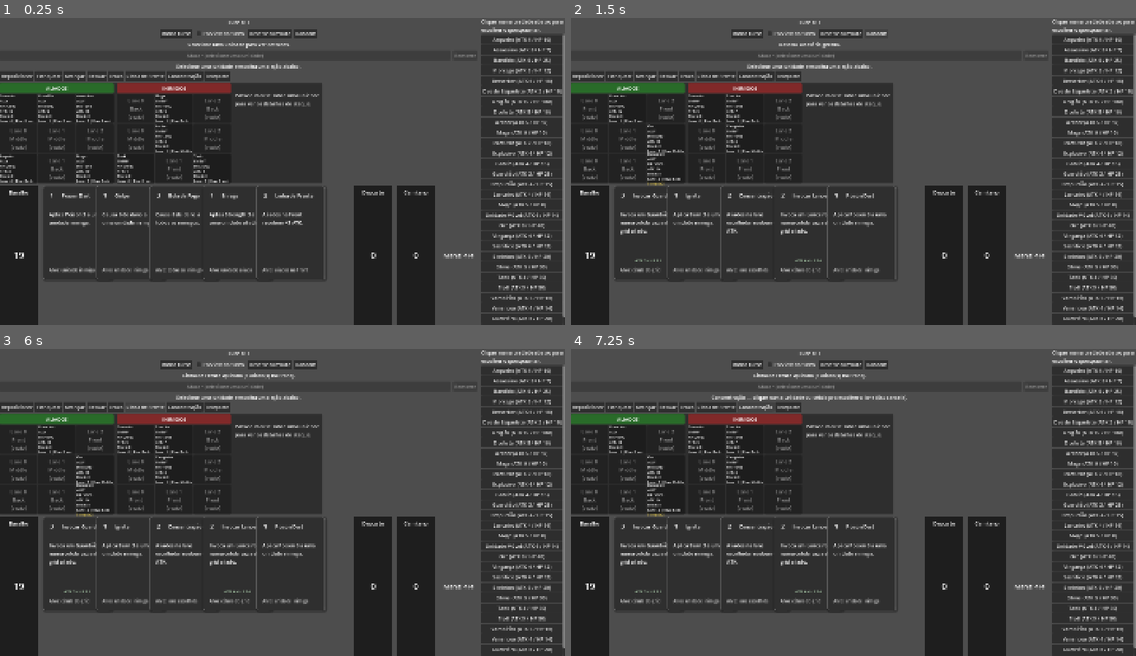
Above: before the commit, frames 1-4 (two rows, left to right).
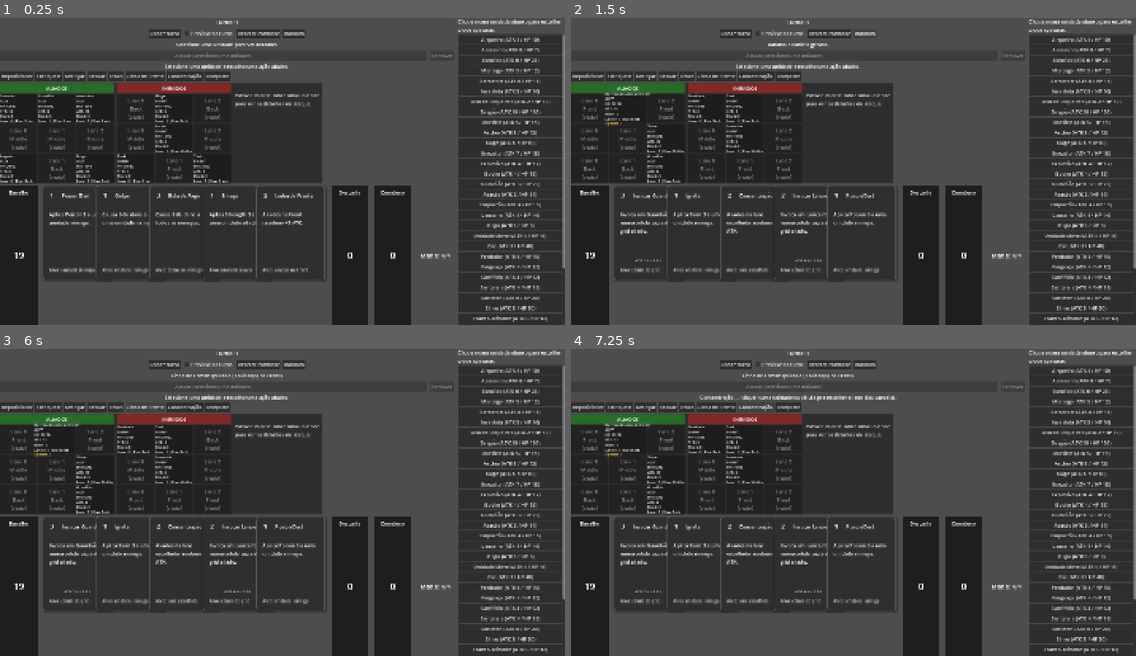
Above: after the commit, the same moments.

Repository: felippe-miguel/be-card
Game: Godot game, scene res://scenes/game.tscn
Two runs of this game, one before a commit and one after it. Both use one fixed random seed, a clock stepped at 60 frames per second and the inputs below.
Inputs:
- Up to frame 1 (0.25 s): no input
- Up to frame 2 (1.5 s): click "Rodar turno" at 0.5 s; click "Random" at 1.25 s
- Up to frame 3 (6 s): click "Reposicionar" at 2 s; click "Flanquear" at 2.75 s; click "Avançar" at 3.5 s; click "Recuar" at 4.25 s; click "Troca" at 5 s; click "Linha de Frente" at 5.75 s
- Up to frame 4 (7.25 s): click "Concentração" at 6.5 s

The runs differ from the first frame. In frame 1, 12% of the frame differs, in the area x 26-100%, y 0-100%; in frame 2, 13%; in frame 3, 13%; in frame 4, 13%, in the area x 5-100%, y 0-100%.

Commit message:
feat(combat): combinacoes de mecanicas (Etapa 5 do plano de mecanicas)
Valida se as primitivas das Etapas 1-4 realmente combinam bem, criando
conteudo minimo pras 10 combinacoes obrigatorias do doc (docs/
MECHANICS_EXECUTION_PLAN.md Etapa 5) em vez de mais mecanicas soltas.

5 combinacoes ja existiam prontas (so reuso): Mobile Unit (Movimento+
Trigger), Venenoso (Ataque+Status), Empurrao (Ataque+Movimento),
Explosivo (Morte+Area). A 5a, Predador (Kill+Movimento), e conteudo
puro -- reaproveita 100% o efeito 'move'+target 'self' da Etapa 3.

As outras 5 pediram primitivas pequenas novas, cada uma espelhando um
padrao ja estabelecido:

- Unit.position_attack_bonus + BattleState.recalculate_position_
  modifiers(): bonus de ATK so na Back, recalculado do zero a cada
  mudanca de grid -- mesma tecnica da aura de HP do Guardiao.
  (Sentinela, Posicao+Modificador)
- TargetSystem: novo padrao 'front_or_rear_by_position', que so
  decide qual das duas varreduras ja existentes (lane_front/lane_rear)
  usar, conforme a propria row do atacante. (Franco-Atirador,
  Posicao+Targeting)
- Unit.advanced_this_turn: ligado na mesma conexao de unit_moved que
  ja existia pro ON_MOVE, resetado no fim de execute_full_turn().
  (Investida, Movimento+Ataque)
- BattleState.trigger_condition_met(): suporte minimo a condicao em
  triggers (por enquanto so a chave 'row') -- nao um motor de
  condicoes generico. (Recruta da Linha de Frente, Summon+Posicao)
- resolve_trigger_targets(): novo alvo 'adjacent_allies', reaproveita
  BattleFloor.get_adjacent_units() (mesma varredura do Guardiao).
  (Arauto, Adjacent+Buff)

Corrige tambem um bug de double-counting encontrado ao implementar:
clonar uma unidade pro preview de turno somava o bonus posicional de
ATK duas vezes (uma copiada do original, outra recalculada na
colocacao no clone) -- corrigido passando o ATK 'limpo' (sem o bonus)
pro clone, mesma tecnica que base_max_hp ja usa pro bonus de aura.

Validado com smoke test headless cobrindo as 10 combinacoes
individualmente, alem do --check-only de carregamento.

Diff:
--- /dev/null
+++ b/data/units/charger.json
@@ -0,0 +1,8 @@
+{
+  "id": "charger",
+  "name": "Investida",
+  "max_hp": 16,
+  "attack": 5,
+  "attack_pattern": "lane_front",
+  "advance_attack_bonus": 3
+}
--- /dev/null
+++ b/data/units/herald.json
@@ -0,0 +1,10 @@
+{
+  "id": "herald",
+  "name": "Arauto",
+  "max_hp": 14,
+  "attack": 3,
+  "attack_pattern": "lane_front",
+  "triggers": [
+    { "event": "on_summon", "effect": { "type": "block", "target": "adjacent_allies", "amount": 3 } }
+  ]
+}
--- /dev/null
+++ b/data/units/predator.json
@@ -0,0 +1,10 @@
+{
+  "id": "predator",
+  "name": "Predador",
+  "max_hp": 15,
+  "attack": 6,
+  "attack_pattern": "lane_front",
+  "triggers": [
+    { "event": "on_kill", "effect": { "type": "move", "target": "self", "row_delta": -1 } }
+  ]
+}
--- /dev/null
+++ b/data/units/sentinel.json
@@ -0,0 +1,8 @@
+{
+  "id": "sentinel",
+  "name": "Sentinela",
+  "max_hp": 18,
+  "attack": 4,
+  "attack_pattern": "lane_front",
+  "back_row_attack_bonus": 4
+}
--- /dev/null
+++ b/data/units/sniper.json
@@ -0,0 +1,7 @@
+{
+  "id": "sniper",
+  "name": "Franco-Atirador",
+  "max_hp": 12,
+  "attack": 5,
+  "attack_pattern": "front_or_rear_by_position"
+}
--- /dev/null
+++ b/data/units/vanguard_recruit.json
@@ -0,0 +1,10 @@
+{
+  "id": "vanguard_recruit",
+  "name": "Recruta da Linha de Frente",
+  "max_hp": 14,
+  "attack": 4,
+  "attack_pattern": "lane_front",
+  "triggers": [
+    { "event": "on_summon", "condition": { "row": 0 }, "effect": { "type": "apply_status", "target": "self", "status": "strength", "stacks": 2 } }
+  ]
+}
--- a/scripts/battle_state.gd
+++ b/scripts/battle_state.gd
@@ -68,6 +68,14 @@
 	main_floor.unit_added.connect(func(_unit): recalculate_auras())
 	main_floor.unit_removed.connect(func(_unit, _old_lane, _old_row): recalculate_auras())
 	main_floor.unit_moved.connect(func(_unit, _old_lane, _old_row): recalculate_auras())
+
+	## Combinação "Posição + Modificador" (docs/MECHANICS_EXECUTION_PLAN.md
+	## Etapa 5) — mesma técnica e os mesmos sinais da aura acima, não é um
+	## "evento" (nunca suprimido por suppress_events): é um modificador
+	## derivado, sempre recalculado do zero a partir do grid atual.
+	main_floor.unit_added.connect(func(_unit): recalculate_position_modifiers())
+	main_floor.unit_removed.connect(func(_unit, _old_lane, _old_row): recalculate_position_modifiers())
+	main_floor.unit_moved.connect(func(_unit, _old_lane, _old_row): recalculate_position_modifiers())
 
 	## Eventos/triggers (docs/MECHANICS_EXECUTION_PLAN.md Etapa 2): ON_SUMMON
 	## e ON_MOVE reaproveitam os mesmos sinais do BattleFloor que a aura já
@@ -79,12 +87,23 @@
 		if not suppress_events:
 			fire_event(added_unit, "on_summon")
 	)
-	main_floor.unit_moved.connect(func(moved_unit, _old_lane, _old_row):
+	main_floor.unit_moved.connect(func(moved_unit, old_lane, old_row):
+		## Combinação "Movimento + Ataque" (Etapa 5): "avançou" = moveu pra
+		## uma row MENOR (em direção à Front), não importa a facção — quem
+		## chama decide o sentido junto com quem move (ex.: Empurrão
+		## empurra pra trás, row aumenta, nunca conta como avanço). Marcado
+		## sempre, mesmo com suppress_events (não é um evento de trigger,
+		## é só um registro de fato ocorrido, igual à aura acima) — resetado
+		## no início de cada turno (ver execute_full_turn()).
+		if moved_unit.row < old_row:
+			moved_unit.advanced_this_turn = true
+
 		if not suppress_events:
 			fire_event(moved_unit, "on_move")
 	)
 
 	recalculate_auras()
+	recalculate_position_modifiers()
 
 ## Toda unidade aliada nasce com o dobro de ATK/HP — compensação
 ## temporária e propositalmente grosseira pro loop de 4 waves de
@@ -117,7 +136,9 @@
 		unit_data.attack_pattern,
 		unit_data.attack_pattern_count,
 		unit_data.aura_adjacent_ally_max_hp_bonus,
-		unit_data.triggers
+		unit_data.triggers,
+		unit_data.back_row_attack_bonus,
+		unit_data.advance_attack_bonus
 	)
 
 	for status_id in unit_data.initial_statuses:
@@ -184,6 +205,21 @@
 		for unit in units:
 			unit.set_received_max_hp_bonus(bonuses[unit])
 
+## Combinação "Posição + Modificador" (docs/MECHANICS_EXECUTION_PLAN.md
+## Etapa 5): recalcula do zero, pra cada unidade com back_row_attack_bonus
+## > 0, se ela está na Back agora ou não — mesma técnica/motivo de
+## recalculate_auras() acima (sempre do zero, nunca incremental).
+func recalculate_position_modifiers() -> void:
+	var battle_floor = battlefield.get_floor(0)
+
+	for unit in battle_floor.get_units():
+		if unit.back_row_attack_bonus == 0:
+			continue
+
+		var bonus = unit.back_row_attack_bonus if unit.row == BattleFloor.Row.BACK else 0
+
+		unit.set_position_attack_bonus(bonus)
+
 ## Stun (docs/MECHANICS_EXECUTION_PLAN.md Etapa 1): impede o ataque deste
 ## turno e consome 1 stack — "Stun 1" pula exatamente um turno de ataque.
 func execute_unit_attack(unit: Unit) -> void:
@@ -264,6 +300,14 @@
 	execute_faction_turn(Unit.Faction.ALLY)
 	process_end_of_turn_statuses()
 	fire_event_all("on_turn_end")
+
+	## Combinação "Movimento + Ataque" (Etapa 5): advanced_this_turn some no
+	## fim do turno que ele beneficiou — reseta por último (não antes do
+	## combate acima, que é exatamente quem precisa lê-lo) pra começar o
+	## PRÓXIMO turno "limpo", pronto pra registrar os movimentos daquele
+	## turno (cartas de movimento jogadas antes do próximo "Rodar turno").
+	for unit in battlefield.get_floor(0).get_units():
+		unit.advanced_this_turn = false
 
 ## Poison e Burn são processados no fim do turno, depois que os dois lados
 ## já atacaram — os dois causam dano igual aos stacks atuais, mas decaem de
@@ -308,9 +352,25 @@
 		if trigger.get("event", "") != event_name:
 			continue
 
+		if not trigger_condition_met(unit, trigger.get("condition", {})):
+			continue
+
 		print(unit.name, " disparou trigger '", event_name, "'.")
 
 		execute_trigger_effect(unit, trigger.get("effect", {}), context)
+
+## Combinação "Summon + Posição" (docs/MECHANICS_EXECUTION_PLAN.md Etapa 5:
+## "ao ser invocado na Front, ganha Strength") — não um motor de condições
+## genérico, só a ÚNICA chave que existe necessidade real agora ("row").
+## condition vazio (a grande maioria dos triggers) sempre passa.
+func trigger_condition_met(unit: Unit, condition: Dictionary) -> bool:
+	if condition.is_empty():
+		return true
+
+	if condition.has("row") and unit.row != int(condition["row"]):
+		return false
+
+	return true
 
 ## Dispara event_name pra toda unidade viva no andar — usado pelos eventos
 ## sem uma unidade "dona" natural (ON_TURN_START/ON_TURN_END/ON_CARD_
@@ -342,6 +402,11 @@
 ##   "todos os aliados ganham Strength 1"). Reaproveita TargetSystem.
 ##   get_units_by_faction(), o mesmo usado por cartas "all_enemies"/
 ##   "all_allies" (docs/MECHANICS_EXECUTION_PLAN.md Etapa 4).
+## - "adjacent_allies" (Etapa 5 — "aliados adjacentes ganham Block"): usa
+##   a posição ATUAL de effect_owner (não context — ao contrário de ON_
+##   DEATH, quem dispara isto normalmente ainda está no grid, ex.: ON_
+##   SUMMON), reaproveitando BattleFloor.get_adjacent_units(), a mesma
+##   varredura ortogonal da aura do Guardião.
 func resolve_trigger_targets(target_key: String, effect_owner: Unit, context: Dictionary) -> Array[Unit]:
 	var context_faction: Unit.Faction = context.get("faction", effect_owner.faction)
 
@@ -378,6 +443,9 @@
 
 		"all_enemies":
 			return target_system.get_units_by_faction(target_system.get_opposite_faction(context_faction))
+
+		"adjacent_allies":
+			return battlefield.get_floor(0).get_adjacent_units(effect_owner.faction, effect_owner.lane, effect_owner.row)
 
 		_:
 			print("Alvo de trigger desconhecido: ", target_key)
@@ -499,16 +567,23 @@
 	clone.suppress_events = true
 
 	for source_unit in source_units:
+		## source_unit.attack já inclui position_attack_bonus "assado" nele
+		## (mesma técnica de base_max_hp acima, que exclui de propósito o
+		## bônus de aura) — subtrai aqui pra recalculate_position_modifiers()
+		## reaplicar do zero, reagindo ao place_unit_at() logo abaixo, sem
+		## contar o bônus em dobro (base limpa + bônus de novo).
 		var unit_clone = Unit.new(
 			source_unit.id,
 			source_unit.name,
 			source_unit.base_max_hp,
-			source_unit.attack,
+			source_unit.attack - source_unit.position_attack_bonus,
 			source_unit.faction,
 			source_unit.attack_pattern,
 			source_unit.attack_pattern_count,
 			source_unit.aura_adjacent_ally_max_hp_bonus,
-			source_unit.triggers
+			source_unit.triggers,
+			source_unit.back_row_attack_bonus,
+			source_unit.advance_attack_bonus
 		)
 
 		## Sem isto, o clone nunca dispararia ON_DEATH (nem qualquer outro
@@ -528,6 +603,7 @@
 		unit_clones[i].hp = source_units[i].hp
 		unit_clones[i].block = source_units[i].block
 		unit_clones[i].statuses = source_units[i].statuses.duplicate()
+		unit_clones[i].advanced_this_turn = source_units[i].advanced_this_turn
 
 	## A simulação em si (clone.execute_full_turn(), chamada por quem pediu
 	## este clone) deve disparar eventos normalmente — só a reconstrução
--- a/scripts/target_system.gd
+++ b/scripts/target_system.gd
@@ -48,6 +48,20 @@
 		"primary_plus_adjacent_row":
 			return get_primary_plus_adjacent_row(target_faction, attacker.lane)
 
+		## Combinação "Posição + Targeting" (docs/MECHANICS_EXECUTION_PLAN.md
+		## Etapa 5): o padrão em si depende da posição ATUAL do atacante, não
+		## só da sua identidade — na própria Back, mira igual "lane_rear"
+		## (mais distante); em qualquer outra row, mira igual "lane_front"
+		## (mais próximo). Reaproveita as duas varreduras que já existem
+		## acima, só decide qual delas usar.
+		"front_or_rear_by_position":
+			var lane_units = get_battle_floor().get_lane_units(target_faction, attacker.lane)
+
+			if attacker.row == BattleFloor.Row.BACK:
+				lane_units.reverse()
+
+			return take_first(lane_units, count)
+
 		_:
 			print("Padrão de ataque desconhecido: ", attacker.attack_pattern)
 			return []
@@ -67,6 +81,7 @@
 	"lane_rear": "Mira o(s) inimigo(s) mais distante(s) da própria lane, procurando da Back para a Front.",
 	"adjacent_lanes_furthest": "Ignora a própria lane. Olha as duas lanes vizinhas (só uma, se estiver numa lane de borda) e mira o inimigo mais ao fundo (maior row) entre os candidatos das duas.",
 	"primary_plus_adjacent_row": "Mira o primeiro inimigo da própria lane (Front → Back) e também quem estiver na MESMA row nas lanes vizinhas — naturalmente limitado pelo grid quando o alvo está numa lane de borda.",
+	"front_or_rear_by_position": "Depende da PRÓPRIA posição: na Back, mira o inimigo mais distante da lane (como lane_rear); em Front/Middle, mira o mais próximo (como lane_front).",
 }
 
 func describe_pattern(pattern_id: String, count: int = 1) -> String:
--- a/scripts/unit.gd
+++ b/scripts/unit.gd
@@ -36,6 +36,24 @@
 
 ## Copiado de UnitData — ver BattleState.recalculate_auras().
 var aura_adjacent_ally_max_hp_bonus: int = 0
+
+## Combinação "Posição + Modificador" (docs/MECHANICS_EXECUTION_PLAN.md
+## Etapa 5) — back_row_attack_bonus (copiado de UnitData) é a definição
+## estática ("quanto ganha na Back"); position_attack_bonus é o valor
+## efetivamente aplicado agora, recalculado do zero a cada mudança no grid
+## por BattleState.recalculate_position_modifiers() (mesma técnica de
+## received_max_hp_bonus/set_received_max_hp_bonus() acima, só que
+## aplicado à própria unidade em vez de vizinhos).
+var back_row_attack_bonus: int = 0
+var position_attack_bonus: int = 0
+
+## Combinação "Movimento + Ataque" (Etapa 5) — advance_attack_bonus
+## (copiado de UnitData) é a definição estática; advanced_this_turn é
+## ligado quando a unidade avança (move pra uma row menor — ver
+## BattleState, conexão de unit_moved) e resetado no início de cada turno
+## (ver BattleState.execute_full_turn()).
+var advance_attack_bonus: int = 0
+var advanced_this_turn: bool = false
 
 ## Status (docs/MECHANICS_EXECUTION_PLAN.md Etapa 1) — camada separada dos
 ## modificadores diretos já existentes (modify_attack()/
@@ -83,7 +101,9 @@
 	unit_attack_pattern: String = "lane_front",
 	unit_attack_pattern_count: int = 1,
 	unit_aura_bonus: int = 0,
-	unit_triggers: Array[Dictionary] = []
+	unit_triggers: Array[Dictionary] = [],
+	unit_back_row_attack_bonus: int = 0,
+	unit_advance_attack_bonus: int = 0
 ) -> void:
 	id = unit_id
 	name = unit_name
@@ -96,6 +116,8 @@
 	attack_pattern_count = unit_attack_pattern_count
 	aura_adjacent_ally_max_hp_bonus = unit_aura_bonus
 	triggers = unit_triggers.duplicate(true)
+	back_row_attack_bonus = unit_back_row_attack_bonus
+	advance_attack_bonus = unit_advance_attack_bonus
 
 func attack_unit(target: Unit) -> void:
 	if target == null:
@@ -186,6 +208,22 @@
 
 	changed.emit()
 
+## Chamado por BattleState.recalculate_position_modifiers() — new_bonus é
+## o valor final já decidido pra AGORA (0 ou back_row_attack_bonus,
+## dependendo da row atual), não um delta. Mesmo padrão de
+## set_received_max_hp_bonus() acima: recalcula do zero a cada chamada,
+## nunca acumula.
+func set_position_attack_bonus(new_bonus: int) -> void:
+	if new_bonus == position_attack_bonus:
+		return
+
+	var delta = new_bonus - position_attack_bonus
+
+	position_attack_bonus = new_bonus
+	attack += delta
+
+	changed.emit()
+
 func get_status_stacks(status_id: String) -> int:
 	return statuses.get(status_id, 0)
 
@@ -234,12 +272,18 @@
 
 	changed.emit()
 
-## ATK efetivo = ATK base + Strength - Weakness, nunca negativo. Usado por
-## attack_unit() (dano real) e pela UI (UnitView) — unit.attack continua
-## sendo o valor base, só alterado por modify_attack() (Flanquear/Linha de
-## Frente/Concentração).
+## ATK efetivo = ATK base + Strength - Weakness (+ bônus de "avançou este
+## turno", se houver), nunca negativo. Usado por attack_unit() (dano real)
+## e pela UI (UnitView). "attack" já inclui modify_attack() (Flanquear/
+## Linha de Frente/Concentração) E position_attack_bonus (Etapa 5 —
+## set_position_attack_bonus() soma/retira o delta direto em attack, mesma
+## técnica de set_received_max_hp_bonus()); advance_attack_bonus é o único
+## somado aqui, por ser condicional a advanced_this_turn (não faz sentido
+## "bakear" permanentemente algo que só vale no turno em que avançou).
 func get_effective_attack() -> int:
-	return maxi(0, attack + get_status_stacks("strength") - get_status_stacks("weakness"))
+	var advance_bonus = advance_attack_bonus if advanced_this_turn else 0
+
+	return maxi(0, attack + get_status_stacks("strength") - get_status_stacks("weakness") + advance_bonus)
 
 ## Texto legível dos status ativos, ex.: "Strength 2, Poison 3" — "" quando
 ## não há nenhum. Ver UnitView.render_display().
--- a/scripts/unit_data.gd
+++ b/scripts/unit_data.gd
@@ -30,6 +30,19 @@
 ## Unit.triggers/BattleState.fire_event() para a resolução em si.
 var triggers: Array[Dictionary] = []
 
+## Combinação "Posição + Modificador" (docs/MECHANICS_EXECUTION_PLAN.md
+## Etapa 5): bônus de ATK concedido à própria unidade só enquanto ela
+## estiver na Back (row 2), recalculado do zero a cada mudança no grid —
+## mesma técnica de aura_adjacent_ally_max_hp_bonus acima, só que aplicado
+## à própria unidade em vez de vizinhos. Ver Unit.position_attack_bonus/
+## BattleState.recalculate_position_modifiers().
+var back_row_attack_bonus: int = 0
+
+## Combinação "Movimento + Ataque" (Etapa 5): bônus de ATK só no turno em
+## que a unidade avançou (moveu pra uma row menor) — ver Unit.
+## advanced_this_turn/get_effective_attack().
+var advance_attack_bonus: int = 0
+
 static func from_dict(data: Dictionary) -> UnitData:
 	var unit_data = UnitData.new()
 
@@ -42,5 +55,7 @@
 	unit_data.aura_adjacent_ally_max_hp_bonus = data.get("aura_adjacent_ally_max_hp_bonus", 0)
 	unit_data.initial_statuses = data.get("initial_statuses", {})
 	unit_data.triggers.assign(data.get("triggers", []))
+	unit_data.back_row_attack_bonus = data.get("back_row_attack_bonus", 0)
+	unit_data.advance_attack_bonus = data.get("advance_attack_bonus", 0)
 
 	return unit_data
